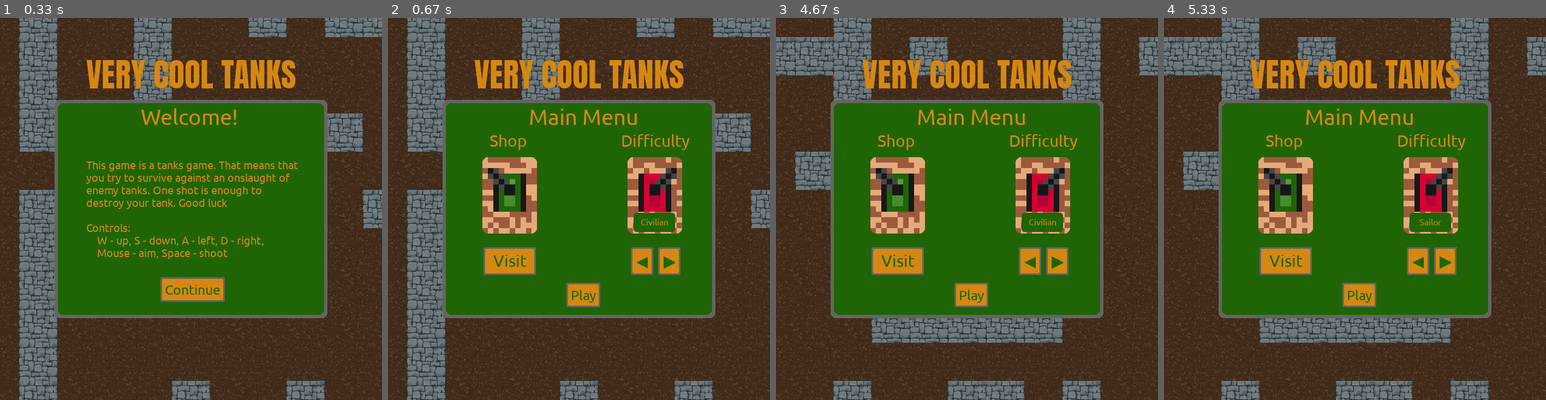
Above: before the commit, frames 1-4 (left to right).
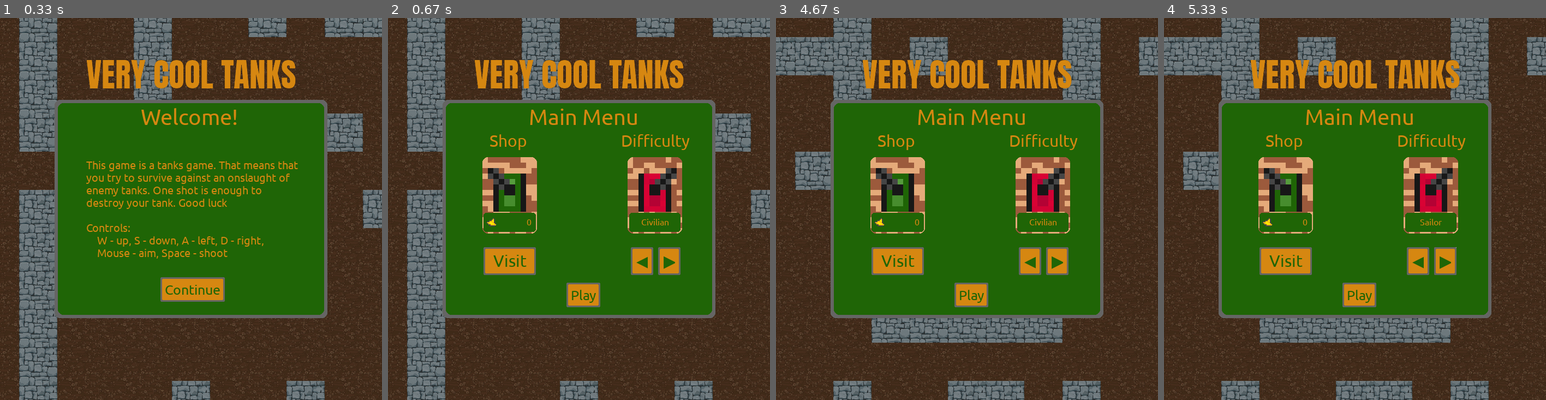
Above: after the commit, the same moments.

Repository: Camleaf/ICS3U
Game: pygame game, started from U3/main.py
The game is run twice, just before and just after one commit, with the same random seed, the same clock (stepped at 60 frames per second) and the same inputs.
Inputs (mouse positions are in pixels of both pictures, inside the frame that each line leads up to):
- Up to frame 1 (0.33 s): no input
- Up to frame 2 (0.67 s): click (579, 289) at 0.38 s
- Up to frame 3 (4.67 s): click (970, 293) at 0.72 s; tap Space at 1, 1.4, 1.7, 1.9, 2.23, 2.53, 2.73, 3.03, 3.3, 3.63, 3.93, 4.07 s; hold D 1.33-1.8 s; move the mouse to (875, 212) at 1.37 s; hold W 1.83-2.13 s; move the mouse to (848, 151) at 1.87 s; hold D 2.17-2.63 s; move the mouse to (1024, 75) at 2.2 s; hold A 2.67-3.2 s; move the mouse to (1012, 243) at 2.7 s; hold S 3.23-3.53 s; move the mouse to (974, 79) at 3.27 s; hold A 3.57-3.97 s; move the mouse to (829, 197) at 3.6 s; hold W 4-4.37 s; move the mouse to (970, 251) at 4.03 s; click (970, 273) at 4.45 s
- Up to frame 4 (5.33 s): click (1454, 270) at 4.78 s

Frame 1 is identical in both runs. In frame 2, 0.9% of the frame differs, in the area x 25-77%, y 51-56%; in frame 3, 0.9%; in frame 4, 0.9%.

Commit message:
Add render links between objects

Diff:
--- a/U3/lib/pymenu/pymenu.py
+++ b/U3/lib/pymenu/pymenu.py
@@ -37,8 +37,19 @@
         self.__collidables: dict[objectID, pg.Rect] = {}
         self._objects: dict[objectID, __Object] = {}
         self.__frames: dict[objectID, Any] = {}
+
+        self.__links: dict[objectID, dict[str, list[objectID]]] = {}
         # objects are held in _objects for recalculations based on hover and data status
         # object rects are held in __collidables for mouse collision purposes
+    def create_link(self, ID:str, linked_id:str=None, backward=True):
+        """Creates a render link between multiple objects"""
+        if linked_id == None: return
+
+        if backward:
+            self.__links[ID]["backward"].append(linked_id)
+        else:
+            self.__links[ID]["forward"].append(linked_id) # backward linked ID updates its images before the current surface, forward vice versa
+        return
 
     def pack(self, object, position: tuple[float]=(0,0), dimensions: tuple[int]=(0,0),ID = None) -> None:
         """Assign the object to the current frame"""
@@ -61,6 +72,7 @@
             else: # otherwise use the rect of the image
                 self.__collidables[ID] = object._image.get_rect()
                 self.__collidables[ID].topleft = position
+            self.__links[ID] = {"forward":[], "backward":[]}
             self.update_surf(ID)
 
 
@@ -157,7 +169,14 @@
         self._objects[ID].render()
         self.__collidables[ID] = self._objects[ID]._image.get_rect()
         self.__collidables[ID].topleft = orig_coords
+
+        for linked_ID in self.__links[ID]["backward"]: #update backward linked ids
+            self.update_surf(linked_ID, update_bg=False)
+
         self.__surf.blit(self._objects[ID]._image,collidable)
+
+        for linked_ID in self.__links[ID]["forward"]: #update forward linked ids
+            self.update_surf(linked_ID, update_bg=False)
 
 
     def update_stat(self,ID,activated:bool=None,text:str=None, command=None, args:tuple[Any]=None, image_path:str=None):
--- a/U3/main.py
+++ b/U3/main.py
@@ -161,7 +161,6 @@
             c.game_end = True
             menu.end_game(True)
 
-
     pg.display.flip()
 
 
--- a/U3/utils/menu/frames.py
+++ b/U3/utils/menu/frames.py
@@ -50,6 +50,7 @@
 
     button = mu.Button(window, "Continue", command=menu.switch_frame, args=("main",), width=-1, text_size=25, border_width=3, corner_radius=2, border_color=OFF_GREY, background_color=LIGHT_ORANGE, text_color=VERY_DARK_PICKLE_GREEN)
     window.pack(button, (294,475), ID="ContinueButton") # I did this one manually because of the custom width fit
+
 
 
     # pack the grid into the frame and then save the frame
@@ -122,14 +123,29 @@
     label = mu.Label(window,
                     "Civilian",
                     text_centre='centre',
-                    width=60,
+                    width=78,
                     text_size=16,
                     text_color=LIGHT_ORANGE,
                     border_width=0,
                     background_color=VERY_DARK_PICKLE_GREEN
     )
-    window.pack(label, (450,357), ID="DifficultyText")
+    window.pack(label, (442,357), ID="DifficultyText")
     # still need to create a lot of function
+    label = mu.Label(window,
+                    "0",
+                    text_centre='right',
+                    width=80,
+                    text_size=16,
+                    text_color=LIGHT_ORANGE,
+                    border_width=0,
+                    background_color=VERY_DARK_PICKLE_GREEN
+    )
+    window.pack(label, (175,357), ID="GoldNum")
+
+    image = mu.Image(window, image_path=os.path.join(os.getcwd(),'assets','images','Gold.png'),width=20,height=20)
+    window.pack(image, (180, 364), ID="GoldImage")
+
+    window.create_link("GoldNum", linked_id="GoldImage", backward=False)
 
     button = mu.Button(window, "Play", command=menu.enter_game, args=tuple(), width=-1, text_size=25, border_width=3, corner_radius=2, border_color=OFF_GREY, background_color=LIGHT_ORANGE, text_color=VERY_DARK_PICKLE_GREEN)
     window.pack(button, (327,485), ID="Playbutton")
--- a/U3/utils/menu/main.py
+++ b/U3/utils/menu/main.py
@@ -66,7 +66,8 @@
 
         self.update_text(self.c.diff_word[self.c.difficulty].title(),'DifficultyText',update_bg=False)
 
-
+    def update_gold_count(self,number): #gold count id will always be GoldNum
+        self.update_text(str(number), ID='GoldNum',update_bg=False)
     def render(self, DISPLAY: pg.Surface):
         DISPLAY.blit(self.surface())
 
